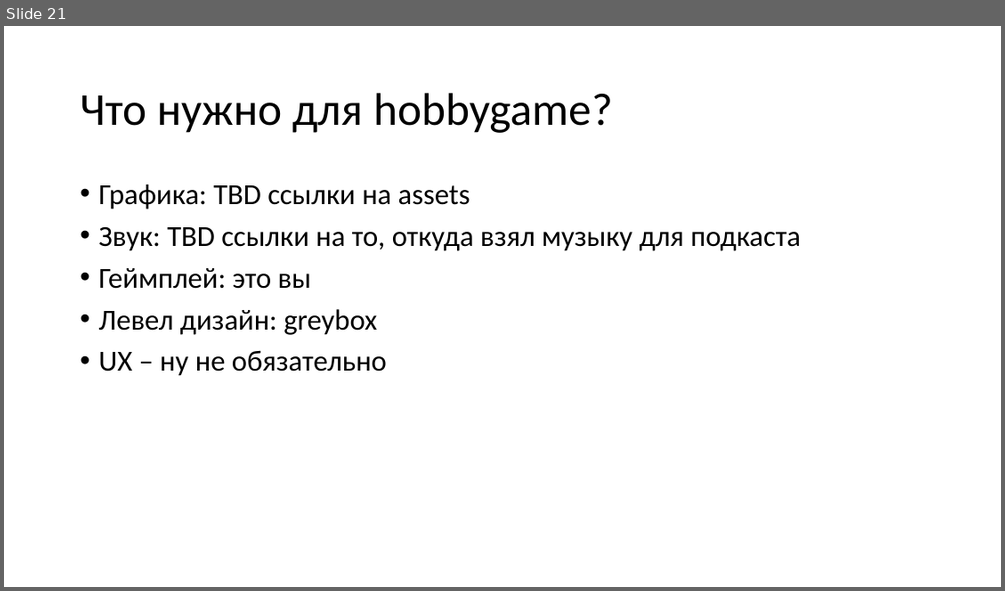
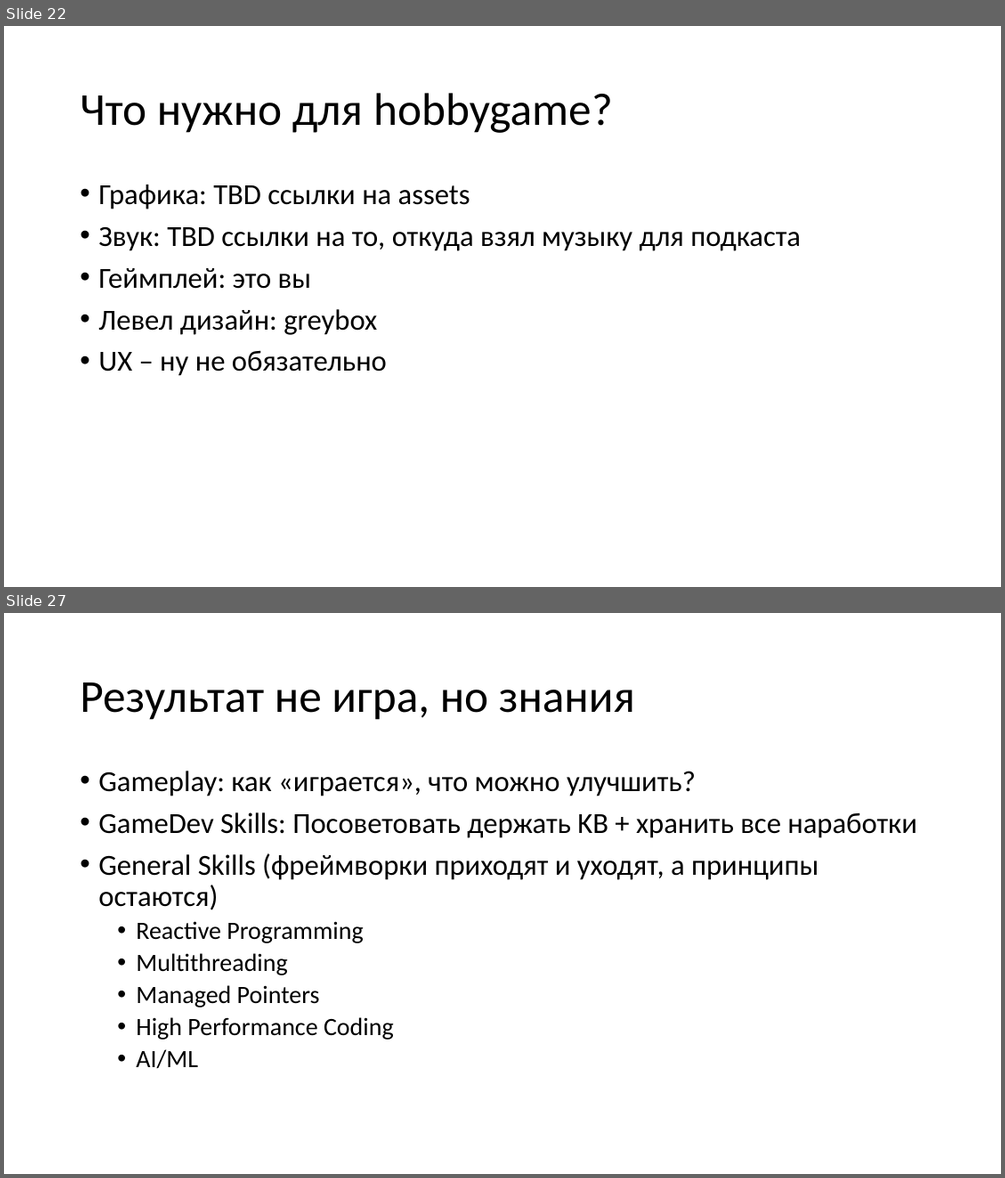
Before and after one commit to kugushev/presentations, a slide deck: 2020_GameDev-As-Hobby/Presentation.pptx. Shown one above the other, each under a label of ours: slide 21 before the commit, slides 22 and 27 after it; the slides between them are not shown. The pictures are 1005x591 and 1005x1178 pixels, drawn with LibreOffice and Linux fonts; fonts in the diff are those of the drawing. Boxes give left, top, right and bottom in pixels: in the first picture for what was removed or moved away, otherwise in the second. Text is boxed around its words. In the diff, an @@ line names an element or a change of style, - is before the commit and + after.

```diff
--- a/2020_GameDev-As-Hobby/Presentation.pptx
+++ b/2020_GameDev-As-Hobby/Presentation.pptx
@@ slide 27 added at [4, 613, 1001, 1174], background #FFFFFF @@
@@ title added at [80, 682, 635, 720], 44 pt, text #000000 @@
+Результат не игра, но знания
@@ text added at [98, 771, 917, 1068], 28 pt, text #000000 @@
+• Gameplay: как «играется», что можно улучшить?
+• GameDev Skills: Посоветовать держать KB + хранить все наработки
+• General Skills (фреймворки приходят и уходят, а принципы остаются)
+  • Reactive Programming
+  • Multithreading
+  • Managed Pointers
+  • High Performance Coding
+  • AI/ML
@@ what was slide 21 is now slide 22 @@
```
Also in this commit, not shown: 11 other slides added.
